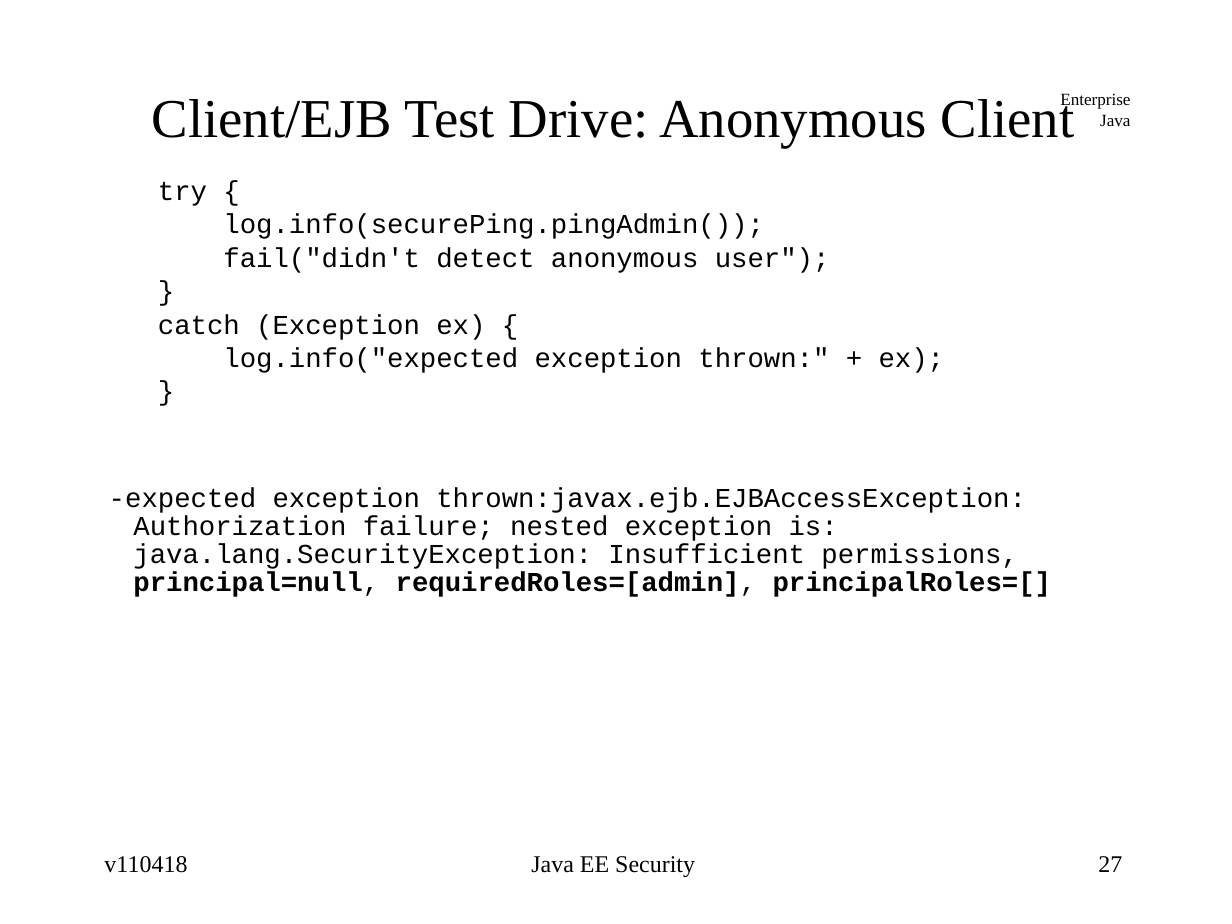
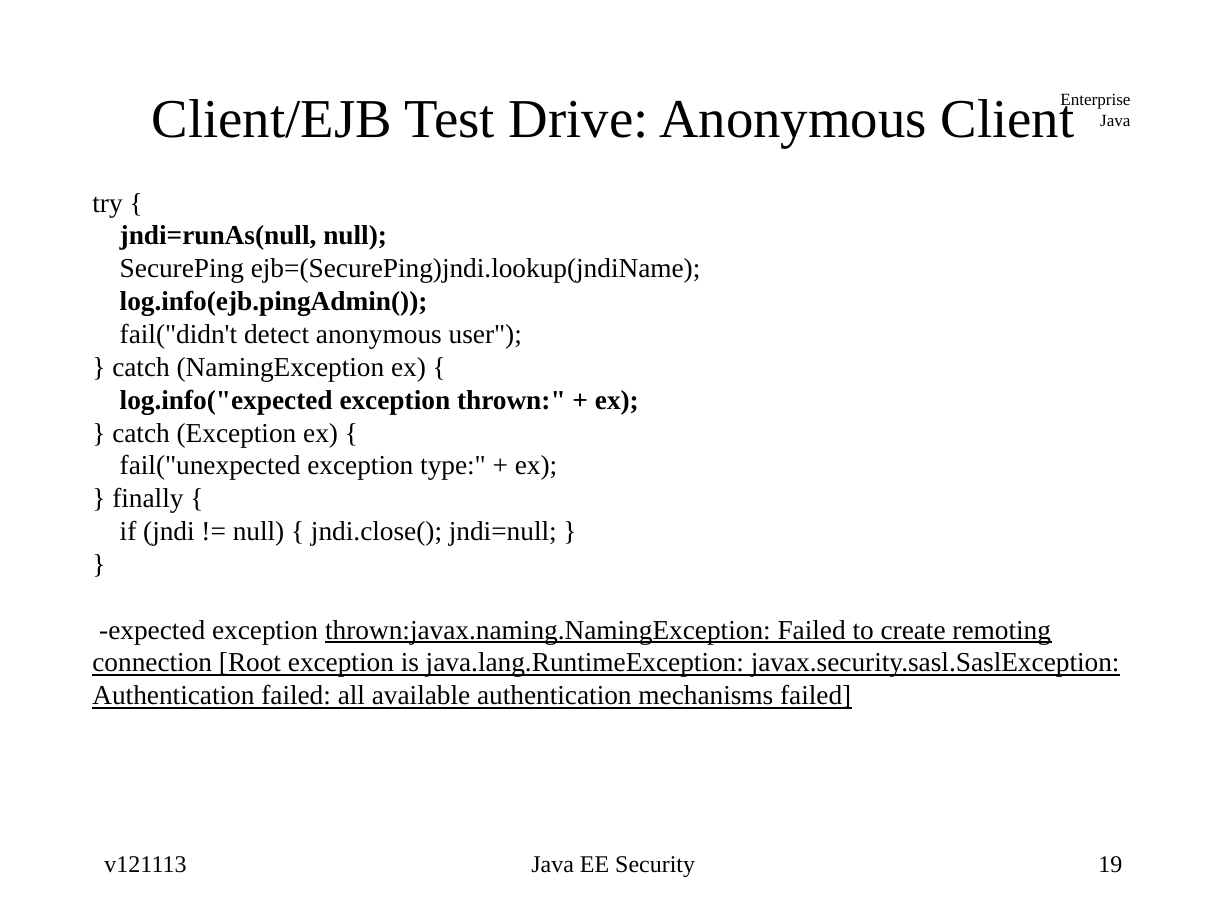
Before and after one commit to jcstaff/ejava-javaee, a slide deck: slide 19 of securePing/src/site/resources/lectures/javaeeSecurity.ppt (slide 27 before the commit). Drawn at 1232x924 pixels with LibreOffice and Linux fonts; fonts in the diff are those of the drawing. Boxes give left, top, right and bottom in pixels: in the first picture for what was removed or moved away, otherwise in the second. Text is boxed around its words. In the diff, an @@ line names an element or a change of style, - is before the commit and + after.

Commit message:
updated security PPT to jboss7

```diff
--- a/securePing/src/site/resources/lectures/javaeeSecurity.ppt
+++ b/securePing/src/site/resources/lectures/javaeeSecurity.ppt
@@ text at (x1=92, y1=196, x2=522, y2=348): font Courier New to Times New Roman in "try {", "fail("didn't detect anonymous user");", "}"; indent changed; line spacing 0.6 to 1; less space between paragraphs @@
@@ text at (x1=120, y1=225, x2=701, y2=315): text changed; font Courier New to Times New Roman; bold on @@
-log.info(securePing.pingAdmin());
+jndi=runAs(null, null);
+SecurePing ejb=(SecurePing)jndi.lookup(jndiName);
+log.info(ejb.pingAdmin());
@@ text at (x1=112, y1=357, x2=639, y2=545): paragraphs added @@
+} catch (NamingException ex) {
+log.info("expected exception thrown:" + ex);
+} catch (Exception ex) {
+fail("unexpected exception type:" + ex);
+} finally {
+if (jndi != null) { jndi.close(); jndi=null; }
@@ text at (x1=92, y1=620, x2=1120, y2=709): text changed; font Courier New to Times New Roman @@
-catch (Exception ex) {
-log.info("expected exception thrown:" + ex);
-}
--expected exception thrown:javax.ejb.EJBAccessException: Authorization failure; nested exception is: java.lang.SecurityException: Insufficient permissions, principal=null, requiredRoles=[admin], principalRoles=[]
+-expected exception thrown:javax.naming.NamingException: Failed to create remoting connection [Root exception is java.lang.RuntimeException: javax.security.sasl.SaslException: Authentication failed: all available authentication mechanisms failed]
@@ text at (x1=104, y1=856, x2=186, y2=873): text changed @@
-v110418
+v121113
@@ page number at (x1=1098, y1=856, x2=1122, y2=873): text changed @@
-27
+19
```
Also in this commit, not shown: 32 other slides changed, 6 slides added, 14 slides removed.
